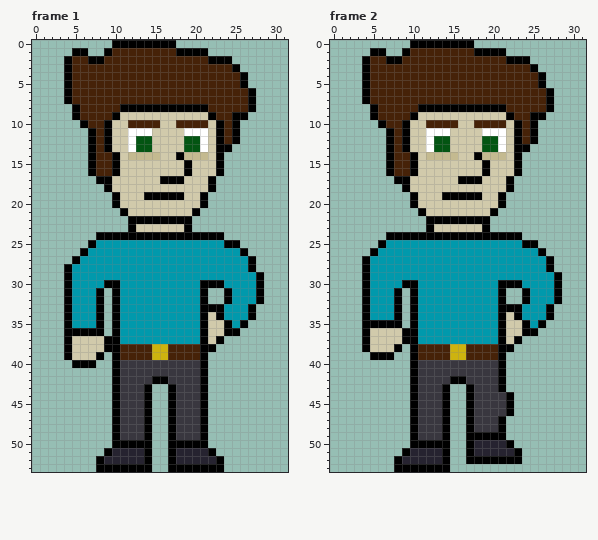
Pixel-art file, stored at WIP/Commiss.aseprite. Above, as it was before the edit.
32x54 pixels, 16 frames. Shown: frame 1, frame 2. The commit also changed other frames, which this record leaves out.
After:
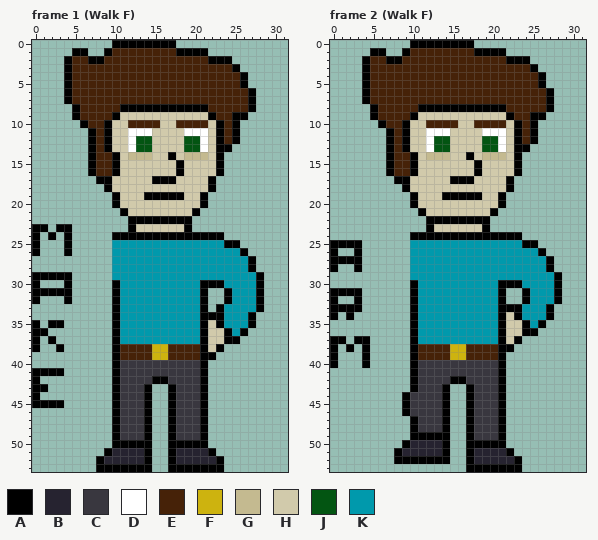
Palette (. is transparent): A #000000  B #262330  C #39373f  D #ffffff  E #462208  F #cdb30f  G #c4ba90  H #d1caab  J #035512  K #0099ac
The exact change:
Frame 1 (Walk F):
The edit adds colour A in row 23 at x 0 to 1 and 3 to 4; in row 24 at x 0, 2 and 4; in rows 25 to 26 at x 0 and 4; in row 29 at x 0 to 3; in row 30 at x 0; in row 31 at x 0 to 3.
The edit adds colour A in row 32 at x 0; in row 33 at x 28; in row 35 at x 0, 2 to 3 and 27; in row 36 at x 0 to 1 and 26; in row 37 at x 0, 2 and 24 to 25; in row 38 at x 0, 3 and 23.
The edit adds colour A in row 39 at x 22; in row 41 at x 0 to 3; in row 42 at x 0; in row 43 at x 0 to 1; in row 44 at x 0; in row 45 at x 0 to 3.
Colour H gives way to colour A in row 14 at x 17; in rows 15 to 16 at x 18; in row 17 at x 15; in row 34 at x 22; in row 35 at x 23.
Colour A gives way to colour H in row 14 at x 18; in rows 15 to 16 at x 19; in row 17 at x 18; in row 37 at x 23; in row 38 at x 22.
Colour G gives way to colour H in row 14 at x 15.
Colour A gives way to colour K in row 33 at x 27; in row 35 at x 24 and 26; in row 36 at x 25.
Colour A is removed in row 24 at x 8 to 9; in row 25 at x 7; in row 26 at x 6; in row 27 at x 5; in row 28 at x 4; in row 30 at x 9.
Colour A is removed in rows 31 to 32 at x 8; in row 33 at x 4, 8 and 22; in rows 34 to 35 at x 4 and 8; in row 36 at x 4 to 8; in rows 37 to 38 at x 4 and 9; in row 39 at x 4 and 8.
Colour A is removed in row 40 at x 5 to 7.
Colour H is removed in rows 37 to 38 at x 5 to 8; in row 39 at x 5 to 7.
Colour K is removed in row 25 at x 8 to 9; in row 26 at x 7 to 9; in row 27 at x 6 to 9; in rows 28 to 29 at x 5 to 9; in row 30 at x 5 to 8; in rows 31 to 35 at x 5 to 7.
Frame 2 (Walk F):
The edit adds colour A in row 25 at x 0 to 3; in row 26 at x 0 and 3; in row 27 at x 0 to 3; in row 28 at x 0 and 3; in row 31 at x 0 to 3; in row 32 at x 0 and 3.
The edit adds colour A in row 33 at x 0 to 3; in row 34 at x 0 and 2; in row 37 at x 0 to 1 and 3; in row 38 at x 0 and 2; in rows 39 to 40 at x 0 and 4; in rows 44 to 46 at x 9.
The edit adds colour A in row 50 at x 9; in row 51 at x 8; in row 53 at x 17 to 23.
Colour B gives way to colour A in row 50 at x 18 to 21; in row 51 at x 22; in row 52 at x 9 to 13.
Colour C gives way to colour A in rows 44 to 46 at x 21; in row 49 at x 11 to 13.
Colour H gives way to colour A in row 14 at x 17; in rows 15 to 16 at x 18; in row 17 at x 15.
Colour A gives way to colour B in row 50 at x 10 to 13; in row 51 at x 9; in row 52 at x 18 to 22.
Colour A gives way to colour C in rows 44 to 46 at x 10; in row 49 at x 18 to 20.
Colour A gives way to colour H in row 14 at x 18; in rows 15 to 16 at x 19; in row 17 at x 18.
Colour G gives way to colour H in row 14 at x 15.
Colour A is removed in row 24 at x 7 to 9; in row 25 at x 6; in row 26 at x 5; in rows 27 to 29 at x 4; in row 30 at x 4 and 9; in rows 31 to 34 at x 4 and 8.
Colour A is removed in row 35 at x 4 to 8; in row 36 at x 4 and 9; in row 37 at x 9; in row 38 at x 8; in row 39 at x 5 to 7; in rows 44 to 46 at x 22.
Colour A is removed in row 50 at x 22; in row 51 at x 23; in row 53 at x 8 to 14.
Colour H is removed in rows 36 to 37 at x 5 to 8; in row 38 at x 5 to 7.
Colour K is removed in row 25 at x 7 to 9; in row 26 at x 6 to 9; in rows 27 to 29 at x 5 to 9; in row 30 at x 5 to 8; in rows 31 to 34 at x 5 to 7.
Boxes around the changes in both pictures, in picture pixels (x1, y1, x2, y2):
changed: (152, 152, 192, 184)
changed: (32, 224, 112, 408)
changed: (208, 304, 264, 360)
changed: (450, 152, 490, 184)
changed: (330, 232, 522, 472)
